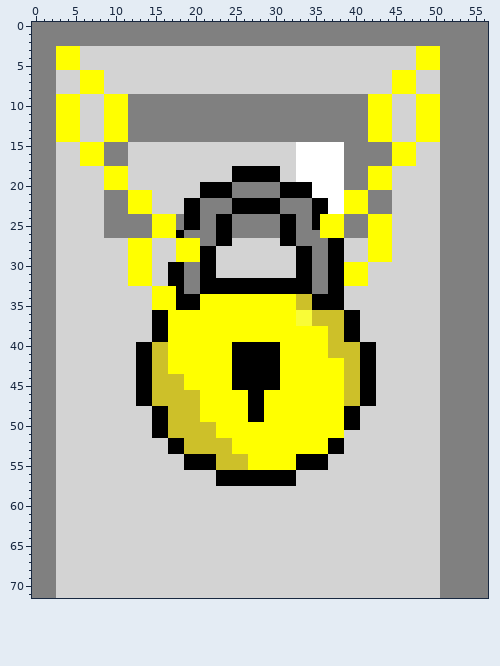
Two versions of one sprite sheet, assets/lockedDoor.png. Above: the version before the commit.
The file is 285x360 pixels, drawn in blocks of 5x5; one block is one cell here.
After:
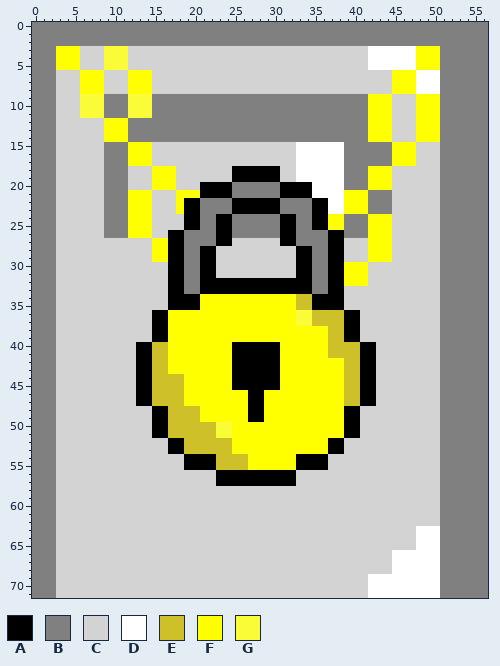
Palette (. is transparent): A #000000  B #808080  C #d3d3d3  D #ffffff  E #cdc029  F #ffff00  G #f9fc37
Message: level unlock logic
The edit:
y 3..5: x 9..11 CCC -> GGG; x 42..47 CCCCCC -> DDDDDD
y 6..8: x 12..14 CCC -> FFF; x 48..50 CCC -> DDD
y 9..11: x 3..14 FFFCCCFFFBBB -> CCCGGGBBBGGG
y 12..14: x 3..5 FFF -> CCC
y 15..17: x 6..8 FFF -> CCC; x 12..14 CCC -> FFF
y 18..20: x 9..11 FFF -> BBB; x 15..17 CCC -> FFF
y 21: x 18..20 CCC -> FFF
y 22..23: x 18 C -> F
y 24..25: x 12..18 BBBFFFB -> FFFCCCC; x 36 F -> A
y 26: x 12..17 BBBFFF -> FFFCCA; x 36..38 FFF -> BAA
y 27..29: x 12..20 FFFCCCFFF -> CCCFFAABB
y 30..32: x 12..14 FFF -> CCC
y 33..35: x 15..17 FFF -> CCA
y 46..47: x 19..20 EE -> FF
y 50: x 23..24 FF -> GG
y 51: x 23..24 FF -> GG; x 39..40 CC -> AA
y 63..65: x 48..50 CCC -> DDD
y 66..68: x 45..50 CCCCCC -> DDDDDD
y 69..71: x 42..50 CCCCCCCCC -> DDDDDDDDD
Changed places in both pictures, as pixel boxes (x1, y1, x2, y2):
changed: (56, 46, 200, 310)
changed: (368, 46, 440, 94)
changed: (320, 214, 344, 238)
changed: (184, 390, 232, 438)
changed: (344, 430, 360, 438)
changed: (368, 526, 440, 598)
